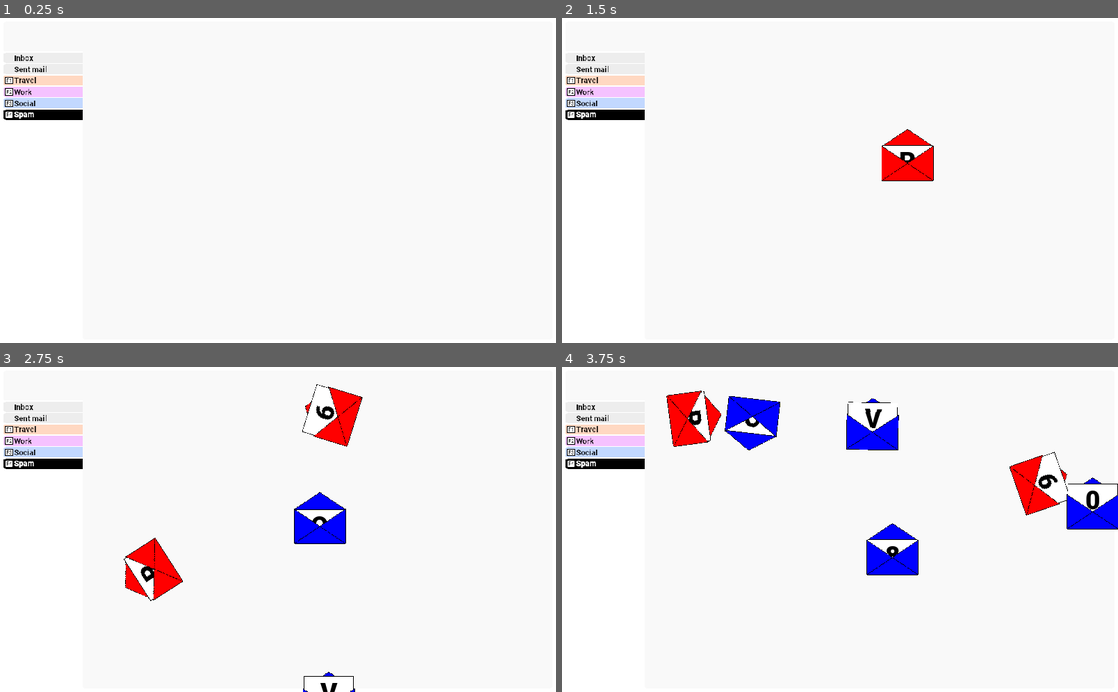
Above: before the commit, frames 1-4 (two rows, left to right).
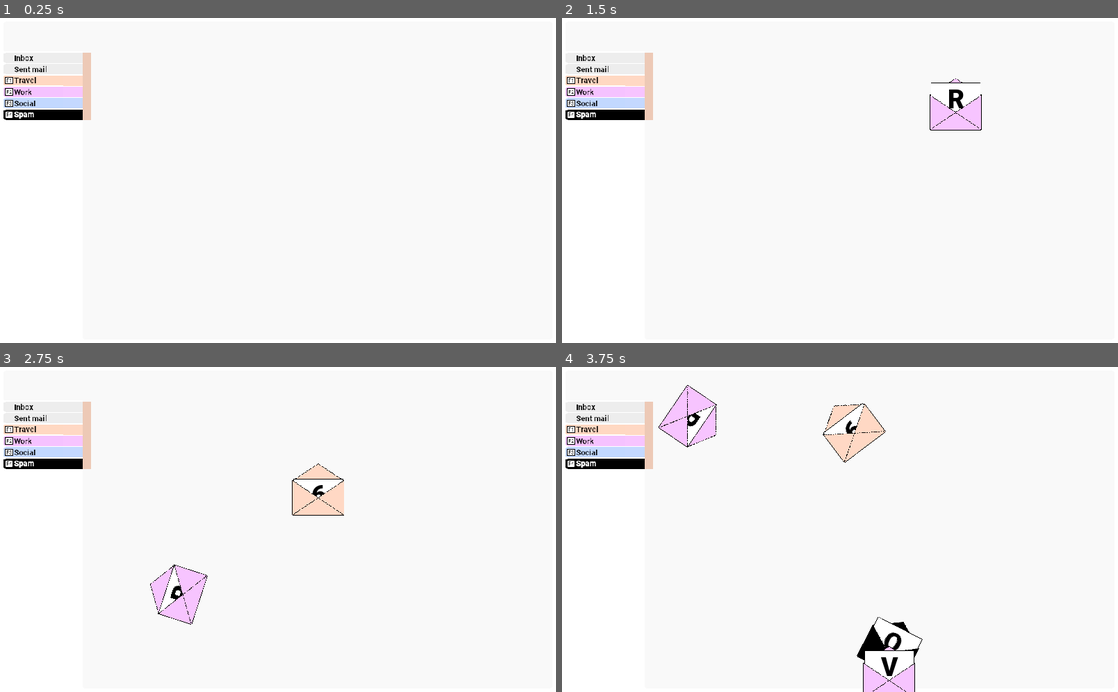
Above: after the commit, the same moments.

Repository: xphere/spamail-openjam-2018
Game: Godot game, scene res://actors/level/Level.tscn
Same seed, same stepped clock (60 frames per second), same inputs: the game is played once before the commit and once after it. The project has no main scene, so this scene is started directly.
Inputs:
- Up to frame 1 (0.25 s): no input
- Up to frame 2 (1.5 s): tap Enter at 0.5 s
- Up to frame 3 (2.75 s): no input
- Up to frame 4 (3.75 s): no input

The runs differ from the first frame. In frame 1, 0.3% of the frame differs, in the area x 11-17%, y 10-32%; in frame 2, 2.3%; in frame 3, 5.0%; in frame 4, 8.2%, in the area x 11-100%, y 5-100%.

Commit message:
sidebar categories

Diff:
--- a/actors/envelope/Envelope.gd
+++ b/actors/envelope/Envelope.gd
@@ -14,7 +14,9 @@
 	queue_free()
 
 
-func set_color(color : Color) -> void:
+func set_category(category) -> void:
+	var color = category.color
+
 	$Pivot/Back.modulate = color
 	$Pivot/Opened.modulate = color
 	$Pivot/Closed.modulate = color
--- a/actors/level/Factory.gd
+++ b/actors/level/Factory.gd
@@ -5,11 +5,12 @@
 
 export var envelopeScene : PackedScene
 var available_characters : String = "ABCDEFGHIJKLMNOPQRSTUVWXYZ0123456789"
-var available_colors : Array = [
-	Color(1.0, 0.0, 0.0),
-	Color(0.0, 1.0, 0.0),
-	Color(0.0, 0.0, 1.0),
-]
+var available_categories : Array
+
+
+func set_available_categories(categories):
+	available_categories = categories
+
 
 func create_random_envelope() -> Envelope:
 	var envelope = envelopeScene.instance()
@@ -18,8 +19,8 @@
 	var label = available_characters[char_index]
 	envelope.set_label(label)
 
-	var color = available_colors[randi() % available_colors.size()]
-	envelope.set_color(color)
+	var category = available_categories[randi() % available_categories.size()]
+	envelope.set_category(category)
 
 	envelope.connect("tree_exiting", self, "_on_envelope_tree_exiting", [label])
 	available_characters.erase(char_index, 1)
--- a/actors/level/Level.gd
+++ b/actors/level/Level.gd
@@ -1,16 +1,33 @@
 extends Node
+
+var category_by_scancode = {}
 
 
 func _ready() -> void:
+	var categories = $Sidebar.get_categories()
+
+	var current_scancode = KEY_F1
+	for category in categories:
+		category_by_scancode[current_scancode] = category.name
+		current_scancode += 1
+
+	$Factory.set_available_categories(categories)
+	$Sidebar.set_current_category(categories[0].name)
+
 	start()
 
 
 func _input(event : InputEvent) -> void:
 	if not event is InputEventKey or event.is_echo() or not event.is_pressed():
 		return
+
 	var pressed_key = OS.get_scancode_string(event.scancode)
 	if pressed_key.length() == 1:
 		$Playground.remove_envelope_by_label(pressed_key)
+		return
+
+	if event.scancode in category_by_scancode.keys():
+		$Sidebar.set_current_category(category_by_scancode[event.scancode])
 
 
 func start() -> void:
--- a/actors/level/Level.tscn
+++ b/actors/level/Level.tscn
@@ -1,11 +1,17 @@
-[gd_scene load_steps=11 format=2]
+[gd_scene load_steps=13 format=2]
 
 [ext_resource path="res://actors/level/Level.gd" type="Script" id=1]
 [ext_resource path="res://actors/level/background.png" type="Texture" id=2]
-[ext_resource path="res://actors/level/Playground.gd" type="Script" id=3]
-[ext_resource path="res://actors/level/Factory.gd" type="Script" id=4]
-[ext_resource path="res://actors/envelope/Envelope.tscn" type="PackedScene" id=5]
-[ext_resource path="res://actors/level/Timer.gd" type="Script" id=6]
+[ext_resource path="res://actors/level/Sidebar.gd" type="Script" id=3]
+[ext_resource path="res://actors/level/Playground.gd" type="Script" id=4]
+[ext_resource path="res://actors/level/Factory.gd" type="Script" id=5]
+[ext_resource path="res://actors/envelope/Envelope.tscn" type="PackedScene" id=6]
+[ext_resource path="res://actors/level/Timer.gd" type="Script" id=7]
+
+[sub_resource type="RectangleShape2D" id=5]
+
+custom_solver_bias = 0.0
+extents = Vector2( 80, 300 )
 
 [sub_resource type="RectangleShape2D" id=1]
 
@@ -25,9 +31,9 @@
 [sub_resource type="Curve" id=4]
 
 min_value = 0.1
-max_value = 2.0
+max_value = 1.0
 bake_resolution = 100
-_data = [ Vector2( 0, 0.56512 ), 0.0, 0.0, 0, 0, Vector2( 0.241617, 0.41464 ), 0.0, 0.0, 0, 0, Vector2( 0.56294, 0.23072 ), -4.3448, 0.933498, 0, 0, Vector2( 1, 0.1 ), 0.0, 0.0, 0, 0 ]
+_data = [ Vector2( 0, 0.79552 ), 0.0, 0.0, 0, 0, Vector2( 0.448074, 0.53416 ), 0.0, 0.0, 0, 0, Vector2( 0.89213, 0.17776 ), -4.3448, 0.933498, 0, 0, Vector2( 1, 0.1 ), 0.0, 0.0, 0, 0 ]
 
 [node name="Level" type="Control"]
 anchor_left = 0.0
@@ -57,6 +63,110 @@
 size_flags_vertical = 1
 texture = ExtResource( 2 )
 stretch_mode = 0
+
+[node name="Sidebar" type="Area2D" parent="."]
+position = Vector2( 80, 300 )
+input_pickable = true
+gravity_vec = Vector2( 0, 1 )
+gravity = 98.0
+linear_damp = 0.1
+angular_damp = 1.0
+collision_layer = 8
+collision_mask = 8
+audio_bus_override = false
+audio_bus_name = "Master"
+script = ExtResource( 3 )
+
+[node name="Selector" type="ColorRect" parent="Sidebar"]
+anchor_left = 0.0
+anchor_top = 0.0
+anchor_right = 1.0
+anchor_bottom = 1.0
+margin_left = 72.0
+margin_top = -236.0
+margin_right = 88.0
+margin_bottom = -112.0
+rect_pivot_offset = Vector2( 0, 0 )
+rect_clip_content = false
+mouse_filter = 0
+mouse_default_cursor_shape = 0
+size_flags_horizontal = 1
+size_flags_vertical = 1
+color = Color( 0.93, 0.93, 0.93, 1 )
+
+[node name="Collision" type="CollisionShape2D" parent="Sidebar"]
+visible = false
+shape = SubResource( 5 )
+
+[node name="Categories" type="Node2D" parent="Sidebar"]
+
+[node name="Travel" type="ColorRect" parent="Sidebar/Categories"]
+anchor_left = 0.0
+anchor_top = 0.0
+anchor_right = 1.0
+anchor_bottom = 1.0
+margin_left = 36.0
+margin_top = -194.0
+margin_right = 72.0
+margin_bottom = -175.0
+rect_pivot_offset = Vector2( 0, 0 )
+rect_clip_content = false
+mouse_filter = 0
+mouse_default_cursor_shape = 0
+size_flags_horizontal = 1
+size_flags_vertical = 1
+color = Color( 1, 0.85, 0.77, 1 )
+
+[node name="Work" type="ColorRect" parent="Sidebar/Categories"]
+anchor_left = 0.0
+anchor_top = 0.0
+anchor_right = 1.0
+anchor_bottom = 1.0
+margin_left = 36.0
+margin_top = -173.0
+margin_right = 72.0
+margin_bottom = -154.0
+rect_pivot_offset = Vector2( 0, 0 )
+rect_clip_content = false
+mouse_filter = 0
+mouse_default_cursor_shape = 0
+size_flags_horizontal = 1
+size_flags_vertical = 1
+color = Color( 0.97, 0.77, 1, 1 )
+
+[node name="Social" type="ColorRect" parent="Sidebar/Categories"]
+anchor_left = 0.0
+anchor_top = 0.0
+anchor_right = 1.0
+anchor_bottom = 1.0
+margin_left = 36.0
+margin_top = -152.0
+margin_right = 72.0
+margin_bottom = -133.0
+rect_pivot_offset = Vector2( 0, 0 )
+rect_clip_content = false
+mouse_filter = 0
+mouse_default_cursor_shape = 0
+size_flags_horizontal = 1
+size_flags_vertical = 1
+color = Color( 0.77, 0.85, 1, 1 )
+
+[node name="Spam" type="ColorRect" parent="Sidebar/Categories"]
+anchor_left = 0.0
+anchor_top = 0.0
+anchor_right = 1.0
+anchor_bottom = 1.0
+margin_left = 36.0
+margin_top = -131.0
+margin_right = 72.0
+margin_bottom = -112.0
+rect_pivot_offset = Vector2( 0, 0 )
+rect_clip_content = false
+mouse_filter = 0
+mouse_default_cursor_shape = 0
+size_flags_horizontal = 1
+size_flags_vertical = 1
+color = Color( 0, 0, 0, 1 )
 
 [node name="Playground" type="StaticBody2D" parent="."]
 position = Vector2( 225, 80 )
--- /dev/null
+++ b/actors/level/Sidebar.gd
@@ -0,0 +1,12 @@
+extends Area2D
+
+var current_category
+
+
+func get_categories() -> Array:
+	return $Categories.get_children()
+
+
+func set_current_category(category_name: String) -> void:
+	current_category = $Categories.get_node(category_name)
+	$Selector.modulate = current_category.color
Not shown: 2 places in actors/level/Level.tscn that only renumber resources
